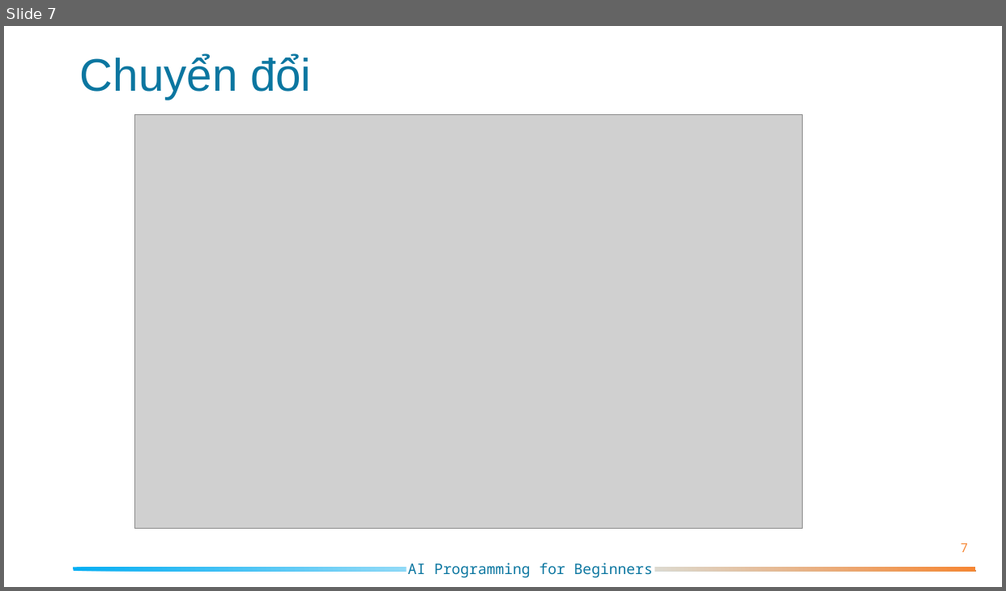
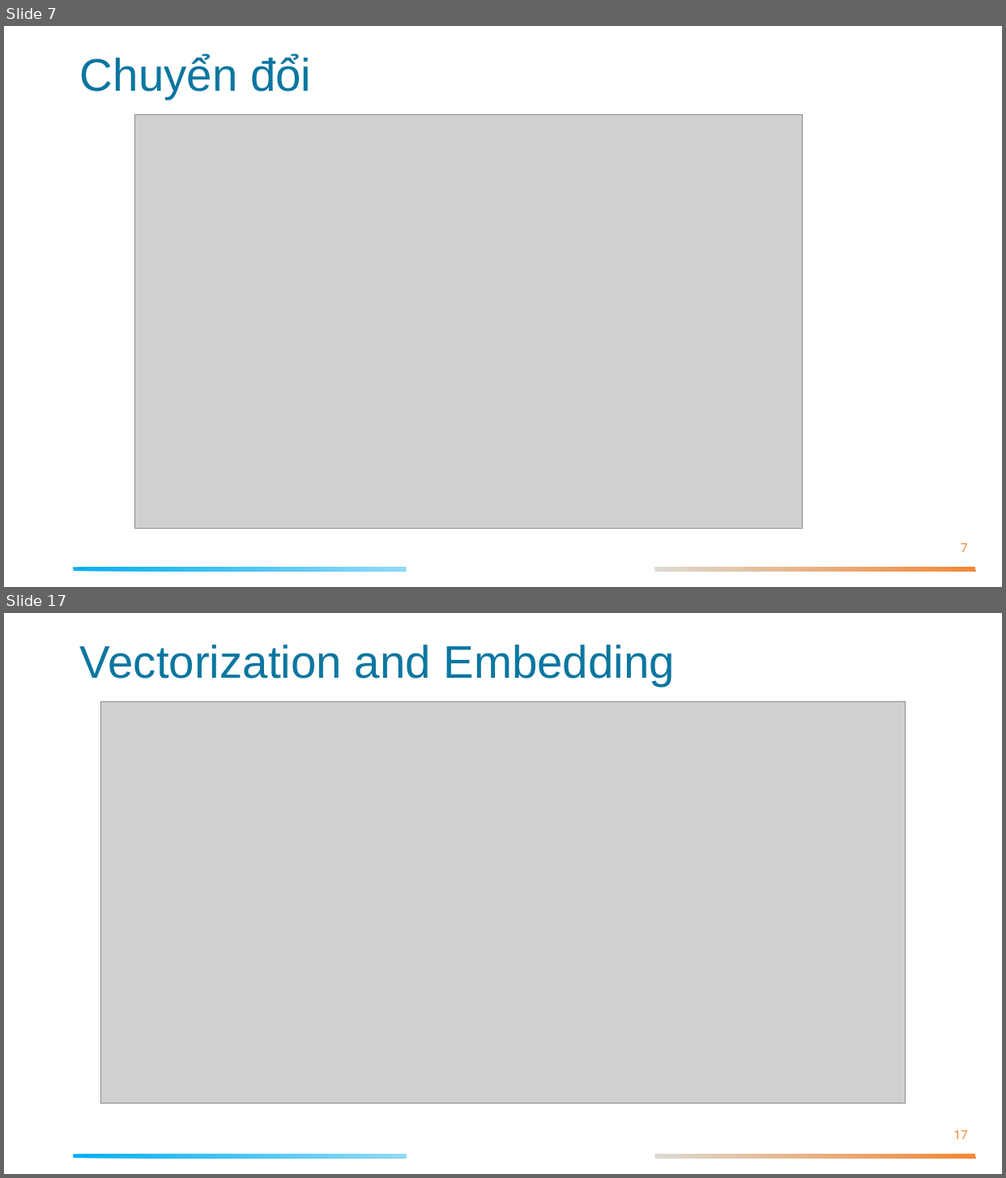
Before and after one commit to hoangducanh1865/Falcon-Class, a slide deck: Slide/Lesson 4/Data preprocessing.pptx. Shown one above the other, each under a label of ours: slide 7 before the commit, slides 7 and 17 after it; the slides between them are not shown. The pictures are 1006x591 and 1006x1178 pixels, drawn with LibreOffice and Linux fonts; fonts in the diff are those of the drawing; grey boxes stand for pictures. Boxes give left, top, right and bottom in pixels: in the first picture for what was removed or moved away, otherwise in the second. Text is boxed around its words. In the diff, an @@ line names an element or a change of style, - is before the commit and + after.

```diff
--- a/Slide/Lesson 4/Data preprocessing.pptx
+++ b/Slide/Lesson 4/Data preprocessing.pptx
@@ slide 17 added at (4, 613, 1002, 1174), background #FFFFFF; not listed: 2 template elements that a slide beside it also shows @@
@@ title added at (80, 645, 675, 686), 44 pt, text #0B76A0 @@
+Vectorization and Embedding
@@ picture added at (100, 702, 906, 1103) @@
@@ page number added at (954, 1131, 968, 1139), 12 pt, text #F68633 @@
+17
@@ slide 7 changed as well @@
@@ text removed at (408, 563, 653, 578) @@
-AI Programming for Beginners
```
Also in this commit, not shown: 5 other slides changed, 14 other slides added, 1 other file.
